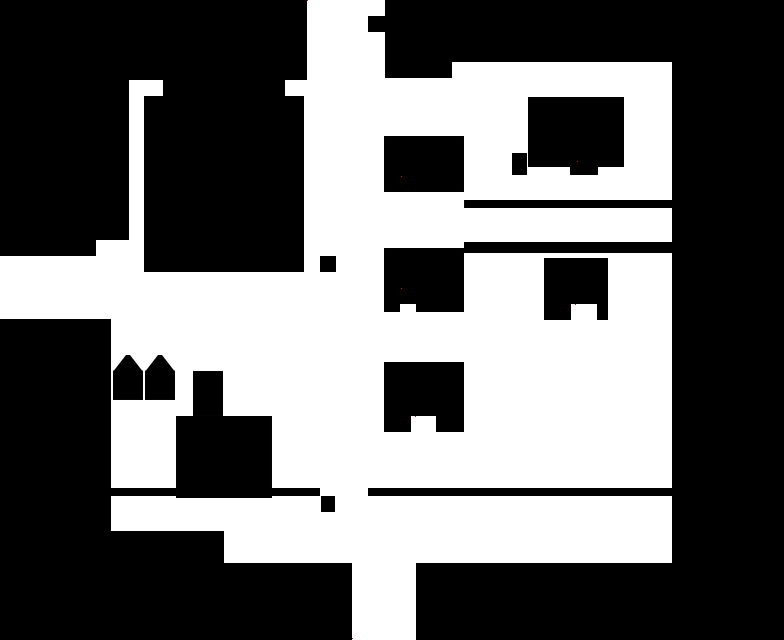
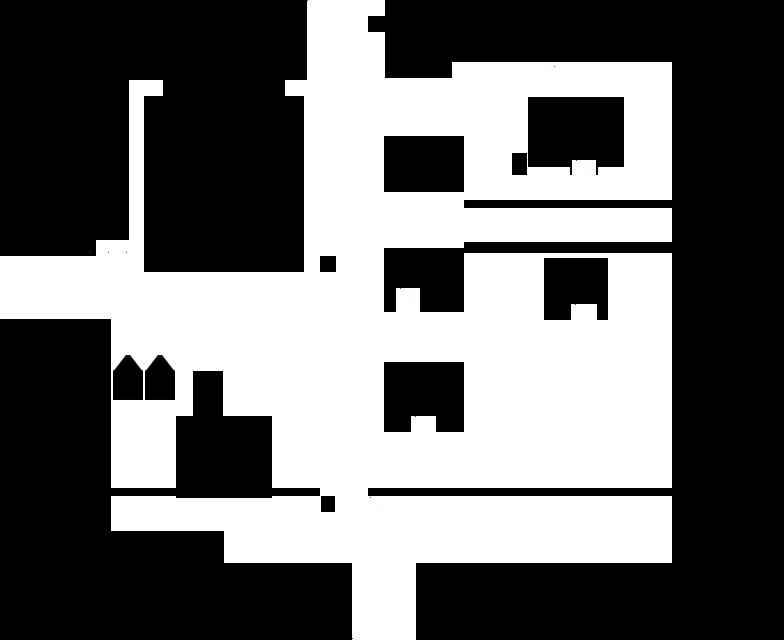
Two versions of the same layered image (784px x 640px). Layer-by-layer changes:
painted on "viridian_data" over (90, 66, 596, 498)
